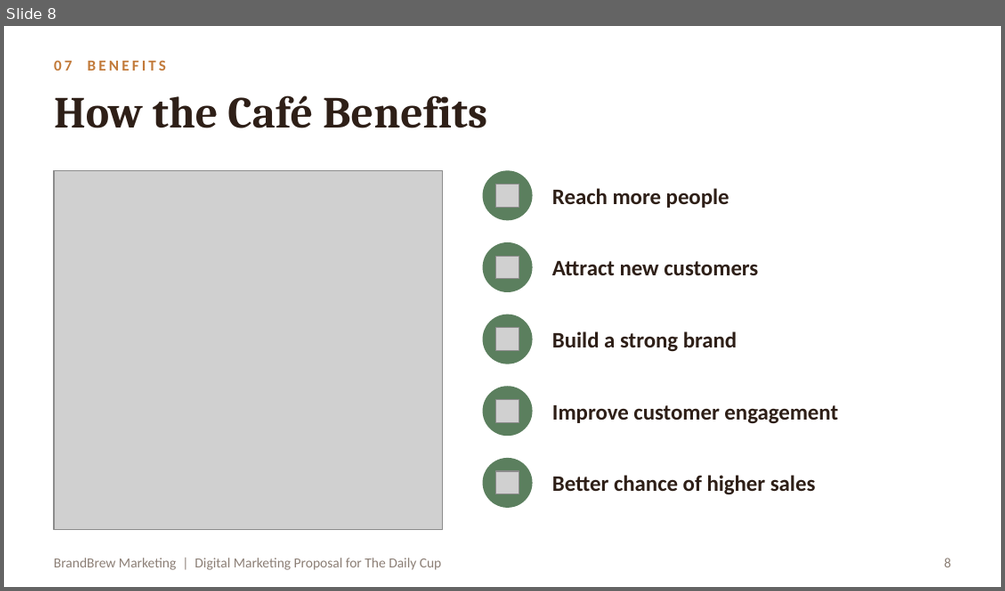
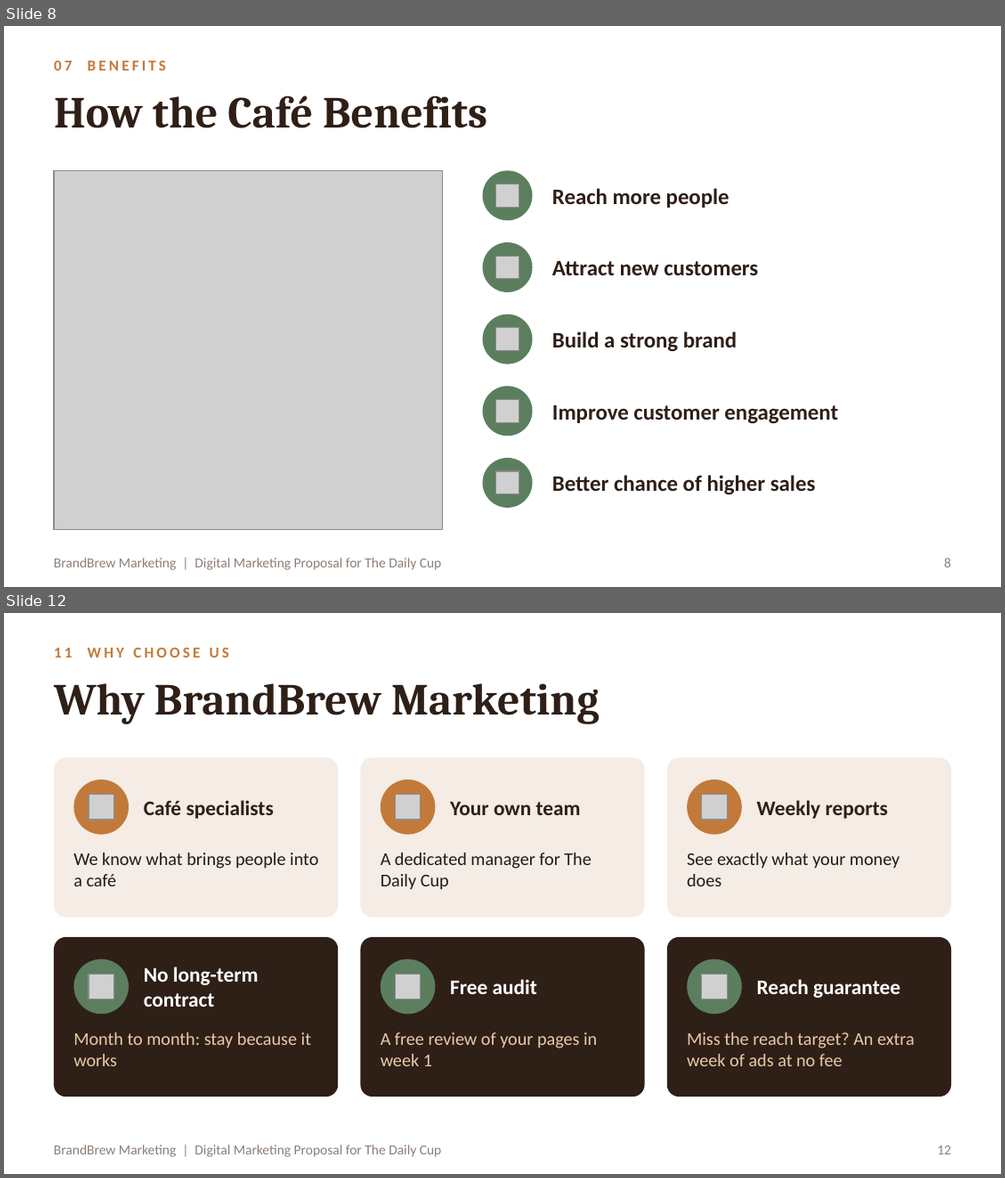
Before and after one commit to RahmaOshba/RahmaOshba, a slide deck: Cafe_Marketing_Proposal.pptx. Shown one above the other, each under a label of ours: slide 8 before the commit, slides 8 and 12 after it; the slides between them are not shown. The pictures are 1005x591 and 1005x1178 pixels, drawn with LibreOffice and Linux fonts; fonts in the diff are those of the drawing; grey boxes stand for pictures. Boxes give left, top, right and bottom in pixels: in the first picture for what was removed or moved away, otherwise in the second. Text is boxed around its words. In the diff, an @@ line names an element or a change of style, - is before the commit and + after.

```diff
--- a/Cafe_Marketing_Proposal.pptx
+++ b/Cafe_Marketing_Proposal.pptx
@@ slide 12 added at [4, 613, 1001, 1174], background #FFFFFF; not listed: 1 template element that a slide beside it also shows @@
@@ text added at [54, 648, 229, 657], 11 pt, text #C27A3A, bold @@
+11 WHY CHOOSE US
@@ title added at [54, 683, 599, 724], 32 pt, text #2E1F17, bold @@
+Why BrandBrew Marketing
@@ rounded rectangle added at [54, 757, 338, 917], fill #F4ECE5 @@
@@ rounded rectangle added at [361, 757, 645, 917], fill #F4ECE5 @@
@@ rounded rectangle added at [667, 757, 951, 917], fill #F4ECE5 @@
@@ ellipse added at [73, 779, 129, 835], fill #C27A3A @@
@@ picture added at [89, 795, 113, 819] @@
@@ ellipse added at [380, 779, 435, 835], fill #C27A3A @@
@@ picture added at [395, 795, 420, 819] @@
@@ ellipse added at [687, 779, 742, 835], fill #C27A3A @@
@@ picture added at [702, 795, 727, 819] @@
@@ text added at [144, 800, 274, 819], 15 pt, text #2E1F17, bold @@
+Café specialists
@@ text added at [450, 802, 581, 815], 15 pt, text #2E1F17, bold @@
+Your own team
@@ text added at [757, 800, 888, 819], 15 pt, text #2E1F17, bold @@
+Weekly reports
@@ text added at [73, 852, 318, 886], 13 pt, text #231B16 @@
+We know what brings people into a café
@@ text added at [380, 852, 591, 890], 13 pt, text #231B16 @@
+A dedicated manager for The Daily Cup
@@ text added at [687, 852, 899, 886], 13 pt, text #231B16 @@
+See exactly what your money does
@@ rounded rectangle added at [54, 937, 338, 1096], fill #2E1F17 @@
@@ ellipse added at [73, 959, 129, 1013], fill #5B7F5E @@
@@ rounded rectangle added at [361, 937, 645, 1096], fill #2E1F17 @@
@@ ellipse added at [380, 959, 435, 1013], fill #5B7F5E @@
@@ rounded rectangle added at [667, 937, 951, 1096], fill #2E1F17 @@
@@ ellipse added at [687, 959, 742, 1013], fill #5B7F5E @@
@@ picture added at [89, 973, 113, 998] @@
@@ text added at [144, 966, 259, 1006], 15 pt, text #FFFFFF, bold @@
+No long-term contract
@@ picture added at [395, 973, 420, 998] @@
@@ text added at [450, 979, 537, 994], 15 pt, text #FFFFFF, bold @@
+Free audit
@@ picture added at [702, 973, 727, 998] @@
@@ text added at [757, 979, 900, 997], 15 pt, text #FFFFFF, bold @@
+Reach guarantee
@@ text added at [73, 1032, 311, 1066], 13 pt, text #E8C9A6 @@
+Month to month: stay because it works
@@ text added at [380, 1032, 597, 1066], 13 pt, text #E8C9A6 @@
+A free review of your pages in week 1
@@ text added at [687, 1032, 914, 1066], 13 pt, text #E8C9A6 @@
+Miss the reach target? An extra week of ads at no fee
@@ page number added at [937, 1145, 951, 1154], 10 pt, text #8C7F76 @@
+12
```
Also in this commit, not shown: 2 slides changed, 3 other slides added, 2 slides removed.
